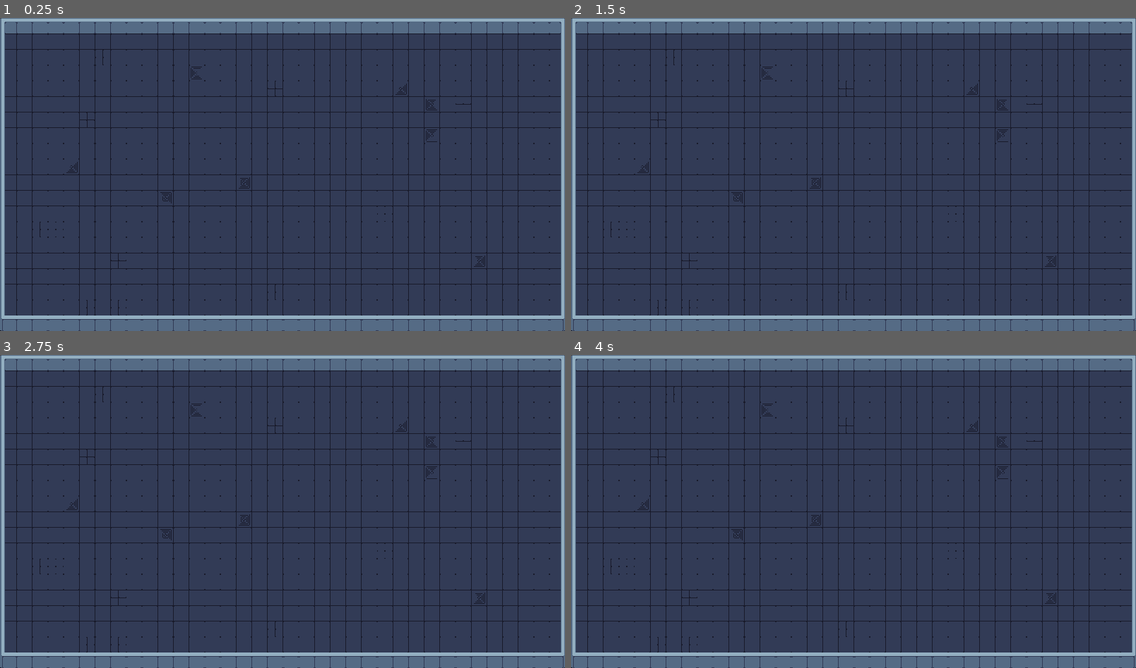
Above: before the commit, frames 1-4 (two rows, left to right).
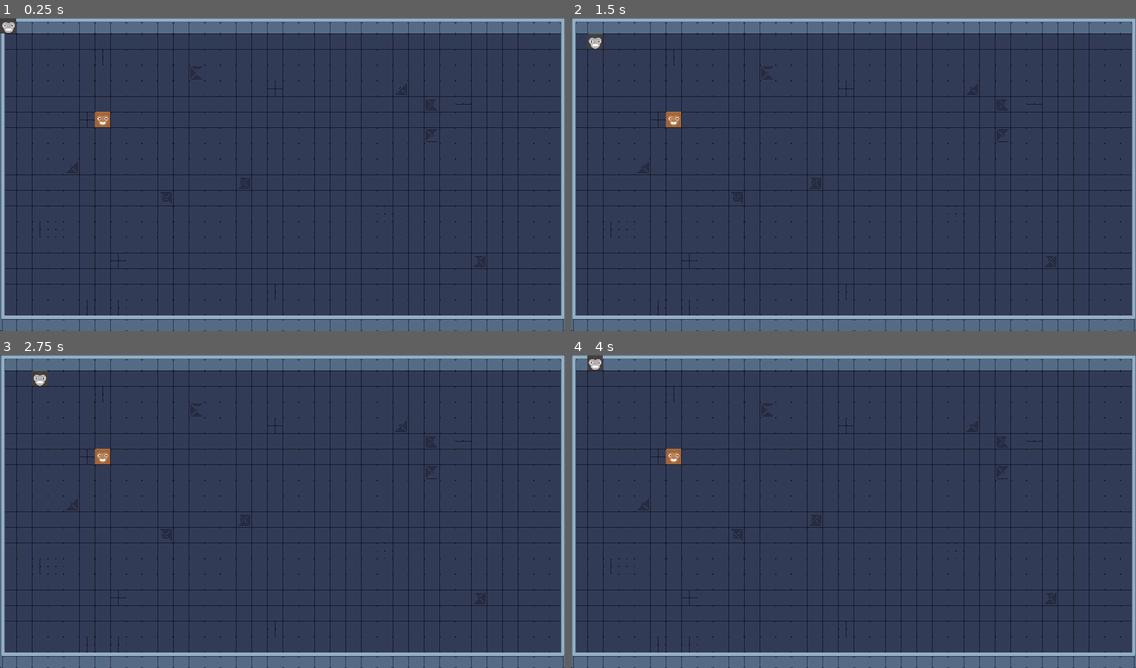
Above: after the commit, the same moments.

Repository: tapir2342/bomberperson
Game: Godot game, scene res://main.tscn
Two runs of this game, one before a commit and one after it. Both use one fixed random seed, a clock stepped at 60 frames per second and the inputs below.
Inputs:
- Up to frame 1 (0.25 s): no input
- Up to frame 2 (1.5 s): tap Enter at 0.5 s; hold D (player_right, bound only after the commit) 0.53-1.28 s; tap Space at 1.25 s; hold S (player_down, bound only after the commit) from 1.28 s (still down)
- Up to frame 3 (2.75 s): tap Enter at 2 s; release S (player_down, bound only after the commit) at 2.03 s; hold D (player_right, bound only after the commit) from 2.03 s (still down)
- Up to frame 4 (4 s): tap Space at 2.75 s; release D (player_right, bound only after the commit) at 2.78 s; hold W (player_up, bound only after the commit) 2.78-3.53 s; tap Enter at 3.5 s; hold A (player_left, bound only after the commit) from 3.53 s (still down)

The runs differ from the first frame. In frame 1, 0.3% of the frame differs, in the area x 0-20%, y 0-35%; in frame 2, 0.2%; in frame 3, 0.2%; in frame 4, 0.3%.

Commit message:
Player movement

Diff:
--- a/main.tscn
+++ b/main.tscn
@@ -1,7 +1,9 @@
-[gd_scene load_steps=3 format=2]
+[gd_scene load_steps=5 format=2]
 
 [ext_resource path="res://new_tileset.tres" type="TileSet" id=1]
 [ext_resource path="res://main.gd" type="Script" id=2]
+[ext_resource path="res://player.gd" type="Script" id=3]
+[ext_resource path="res://gorilla.png" type="Texture" id=4]
 
 [node name="Main" type="Node2D"]
 script = ExtResource( 2 )
@@ -17,3 +19,17 @@
 cell_size = Vector2( 32, 32 )
 format = 1
 tile_data = PoolIntArray( 0, 10, 0, 1, 12, 0, 2, 12, 0, 3, 12, 0, 4, 12, 0, 5, 12, 0, 6, 12, 0, 7, 12, 0, 8, 12, 0, 9,  …(1341 unchanged characters)…
+
+[node name="Characters" type="TileMap" parent="."]
+tile_set = ExtResource( 1 )
+cell_size = Vector2( 32, 32 )
+cell_custom_transform = Transform2D( 16, 16, 0, 0, 0, 0 )
+format = 1
+tile_data = PoolIntArray( 0, 10, 0, 1, 12, 0, 2, 12, 0, 3, 12, 0, 4, 12, 0, 5, 12, 0, 6, 12, 0, 7, 12, 0, 8, 12, 0, 9, 12, 0, 10, 12, 0, 11, 12, 0, 12, 12, 0, 13, 12, 0, 14, 12, 0, 15, 12, 0, 16, 12, 0, 17, 12, 0, 65536, 8, 0, 131072, 8, 0, 196608, 8, 0, 262144, 8, 0, 327680, 8, 0, 393216, 8, 0, 393222, 16, 0, 458752, 8, 0, 524288, 8, 0, 589824, 8, 0, 655360, 8, 0 )
+
+[node name="Player" type="Node2D" parent="."]
+script = ExtResource( 3 )
+
+[node name="Sprite" type="Sprite" parent="Player"]
+scale = Vector2( 0.25, 0.25 )
+texture = ExtResource( 4 )
--- a/new_tileset.tres
+++ b/new_tileset.tres
@@ -1,6 +1,7 @@
-[gd_resource type="TileSet" load_steps=2 format=2]
+[gd_resource type="TileSet" load_steps=3 format=2]
 
 [ext_resource path="res://tileset x1.png" type="Texture" id=1]
+[ext_resource path="res://square_nodetails.png" type="Texture" id=2]
 
 [resource]
 1/name = "tileset x1.png 1"
@@ -213,3 +214,17 @@
 15/shape_one_way_margin = 0.0
 15/shapes = [  ]
 15/z_index = 0
+16/name = "square_nodetails.png 16"
+16/texture = ExtResource( 2 )
+16/tex_offset = Vector2( 0, 0 )
+16/modulate = Color( 1, 1, 1, 1 )
+16/region = Rect2( 0, 0, 32, 32 )
+16/tile_mode = 0
+16/occluder_offset = Vector2( 0, 0 )
+16/navigation_offset = Vector2( 0, 0 )
+16/shape_offset = Vector2( 0, 0 )
+16/shape_transform = Transform2D( 1, 0, 0, 1, 0, 0 )
+16/shape_one_way = false
+16/shape_one_way_margin = 0.0
+16/shapes = [  ]
+16/z_index = 0
--- /dev/null
+++ b/player.gd
@@ -0,0 +1,24 @@
+extends Node2D
+
+
+var tile_size = 32
+var inputs = {
+	"player_right": Vector2.RIGHT,
+	"player_left": Vector2.LEFT,
+	"player_up": Vector2.UP,
+	"player_down": Vector2.DOWN,
+}
+
+
+func _ready():
+	position = position.snapped(Vector2.ONE * tile_size)
+	position += Vector2.ONE * tile_size/2
+
+
+func _unhandled_input(event):
+	for dir in inputs.keys():
+		if event.is_action_pressed(dir):
+			move(dir)
+
+func move(dir):
+	position += inputs[dir] * tile_size
--- a/project.godot
+++ b/project.godot
@@ -31,6 +31,33 @@
 "flags/filter": false
 }
 
+[input]
+
+player_left={
+"deadzone": 0.5,
+"events": [ Object(InputEventKey,"resource_local_to_scene":false,"resource_name":"","device":0,"alt":false,"shift":false,"control":false,"meta":false,"command":false,"pressed":false,"scancode":65,"physical_scancode":0,"unicode":0,"echo":false,"script":null)
+, Object(InputEventKey,"resource_local_to_scene":false,"resource_name":"","device":0,"alt":false,"shift":false,"control":false,"meta":false,"command":false,"pressed":false,"scancode":16777231,"physical_scancode":0,"unicode":0,"echo":false,"script":null)
+ ]
+}
+player_up={
+"deadzone": 0.5,
+"events": [ Object(InputEventKey,"resource_local_to_scene":false,"resource_name":"","device":0,"alt":false,"shift":false,"control":false,"meta":false,"command":false,"pressed":false,"scancode":87,"physical_scancode":0,"unicode":0,"echo":false,"script":null)
+, Object(InputEventKey,"resource_local_to_scene":false,"resource_name":"","device":0,"alt":false,"shift":false,"control":false,"meta":false,"command":false,"pressed":false,"scancode":16777232,"physical_scancode":0,"unicode":0,"echo":false,"script":null)
+ ]
+}
+player_right={
+"deadzone": 0.5,
+"events": [ Object(InputEventKey,"resource_local_to_scene":false,"resource_name":"","device":0,"alt":false,"shift":false,"control":false,"meta":false,"command":false,"pressed":false,"scancode":68,"physical_scancode":0,"unicode":0,"echo":false,"script":null)
+, Object(InputEventKey,"resource_local_to_scene":false,"resource_name":"","device":0,"alt":false,"shift":false,"control":false,"meta":false,"command":false,"pressed":false,"scancode":16777233,"physical_scancode":0,"unicode":0,"echo":false,"script":null)
+ ]
+}
+player_down={
+"deadzone": 0.5,
+"events": [ Object(InputEventKey,"resource_local_to_scene":false,"resource_name":"","device":0,"alt":false,"shift":false,"control":false,"meta":false,"command":false,"pressed":false,"scancode":83,"physical_scancode":0,"unicode":0,"echo":false,"script":null)
+, Object(InputEventKey,"resource_local_to_scene":false,"resource_name":"","device":0,"alt":false,"shift":false,"control":false,"meta":false,"command":false,"pressed":false,"scancode":16777234,"physical_scancode":0,"unicode":0,"echo":false,"script":null)
+ ]
+}
+
 [physics]
 
 common/enable_pause_aware_picking=true
Binary file added: bear.png
Not shown, added: bear.png.import
Binary file added: buffalo.png
Not shown, added: buffalo.png.import
Binary file added: chick.png
Not shown, added: chick.png.import
Binary file added: chicken.png
Not shown, added: chicken.png.import
Binary file added: cow.png
Not shown, added: cow.png.import
Binary file added: crocodile.png
Not shown, added: crocodile.png.import
(and 51 more such lines)
